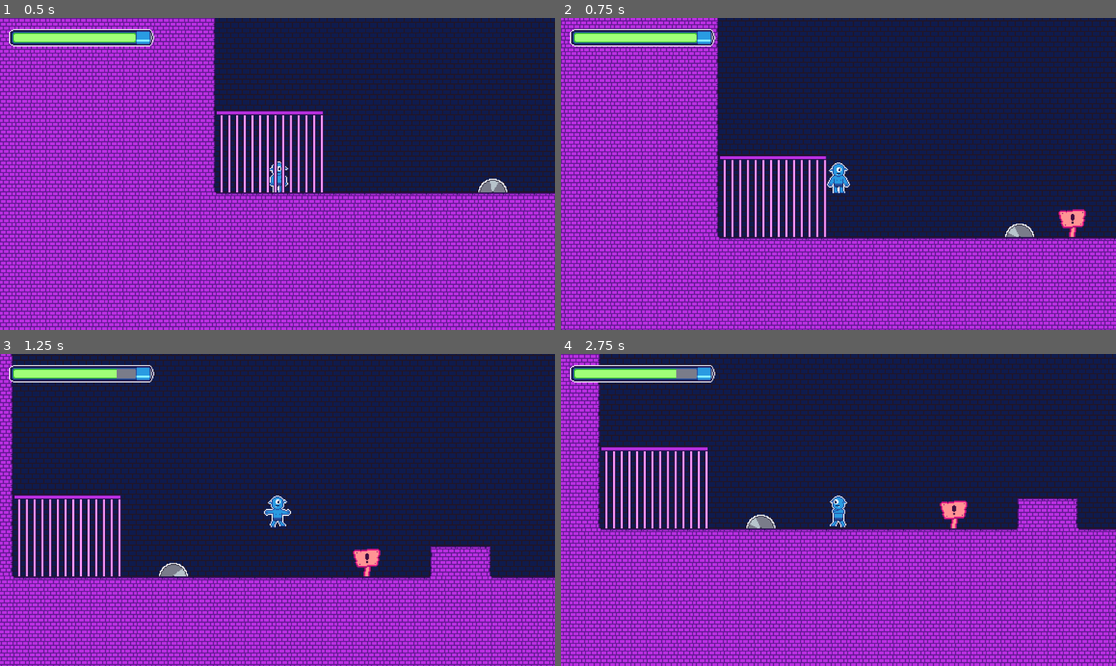
Above: before the commit, frames 1-4 (two rows, left to right).
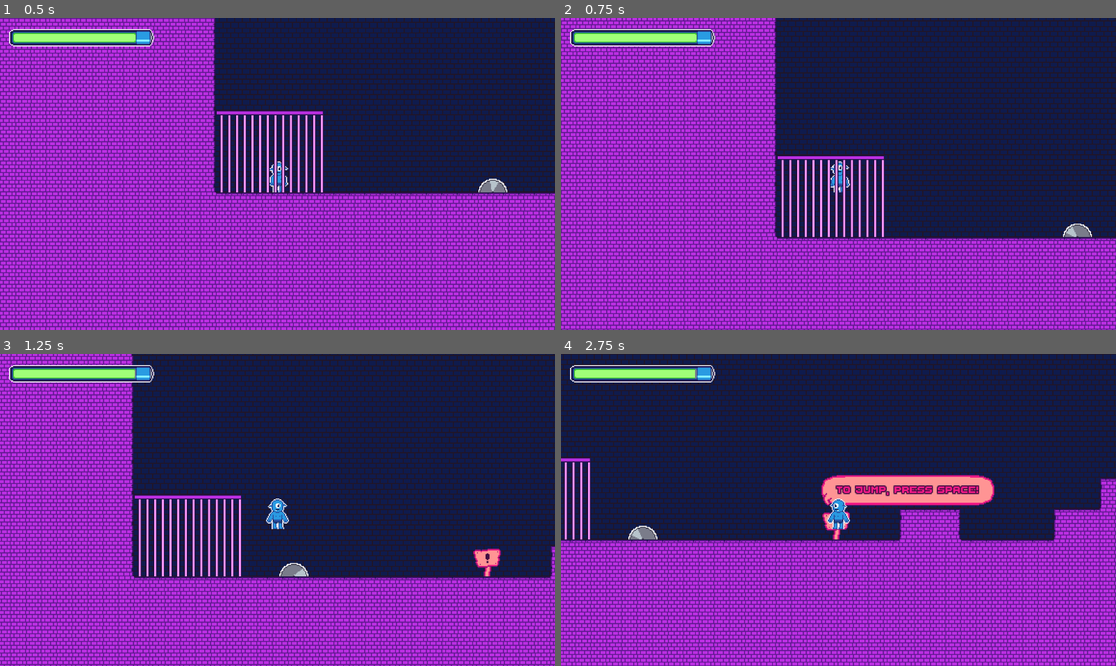
Above: after the commit, the same moments.

Repository: Matt-Lamo/Homunculose
Game: Godot game, scene res://Scenes/tutorial.tscn
Same seed, same stepped clock (60 frames per second), same inputs: the game is played once before the commit and once after it.
Inputs:
- Up to frame 1 (0.5 s): no input
- Up to frame 2 (0.75 s): tap Enter (ui_accept) at 0.5, 0.6 s; hold D (right) from 0.53 s (still down)
- Up to frame 3 (1.25 s): keep holding D (right); tap Enter (ui_accept) at 0.77, 1.07 s
- Up to frame 4 (2.75 s): tap Enter (ui_accept) at 1.35, 1.52, 1.82, 2.1 s; tap Space at 2 s; release D (right) at 2.03 s; hold A (left) from 2.03 s (still down)

Frame 1 is identical in both runs. In frame 2, 29% of the frame differs, in the area x 0-100%, y 0-100%; in frame 3, 37%; in frame 4, 52%.

Commit message:
Game Over Screen Added

Diff:
--- /dev/null
+++ b/Scenes/game_over_screen.tscn
@@ -0,0 +1,132 @@
+[gd_scene load_steps=18 format=3 uid="uid://e48mb7y0ri2m"]
+
+[ext_resource type="Texture2D" path="res://Assets/Sprites/Transition animation.png" id="1_jb6in"]
+
+[sub_resource type="AtlasTexture" id="AtlasTexture_y8man"]
+atlas = ExtResource("1_jb6in")
+region = Rect2(0, 0, 576, 336)
+
+[sub_resource type="AtlasTexture" id="AtlasTexture_kk8k2"]
+atlas = ExtResource("1_jb6in")
+region = Rect2(576, 0, 576, 336)
+
+[sub_resource type="AtlasTexture" id="AtlasTexture_e5yba"]
+atlas = ExtResource("1_jb6in")
+region = Rect2(1152, 0, 576, 336)
+
+[sub_resource type="AtlasTexture" id="AtlasTexture_ladg1"]
+atlas = ExtResource("1_jb6in")
+region = Rect2(1728, 0, 576, 336)
+
+[sub_resource type="AtlasTexture" id="AtlasTexture_un84n"]
+atlas = ExtResource("1_jb6in")
+region = Rect2(2304, 0, 576, 336)
+
+[sub_resource type="AtlasTexture" id="AtlasTexture_8t0r8"]
+atlas = ExtResource("1_jb6in")
+region = Rect2(2880, 0, 576, 336)
+
+[sub_resource type="AtlasTexture" id="AtlasTexture_3gi6v"]
+atlas = ExtResource("1_jb6in")
+region = Rect2(3456, 0, 576, 336)
+
+[sub_resource type="AtlasTexture" id="AtlasTexture_2a8ct"]
+atlas = ExtResource("1_jb6in")
+region = Rect2(4032, 0, 576, 336)
+
+[sub_resource type="AtlasTexture" id="AtlasTexture_r4wbn"]
+atlas = ExtResource("1_jb6in")
+region = Rect2(4608, 0, 576, 336)
+
+[sub_resource type="AtlasTexture" id="AtlasTexture_ydehj"]
+atlas = ExtResource("1_jb6in")
+region = Rect2(5184, 0, 576, 336)
+
+[sub_resource type="AtlasTexture" id="AtlasTexture_twso6"]
+atlas = ExtResource("1_jb6in")
+region = Rect2(5760, 0, 576, 336)
+
+[sub_resource type="AtlasTexture" id="AtlasTexture_ue022"]
+atlas = ExtResource("1_jb6in")
+region = Rect2(6336, 0, 576, 336)
+
+[sub_resource type="AtlasTexture" id="AtlasTexture_ofecr"]
+atlas = ExtResource("1_jb6in")
+region = Rect2(6912, 0, 576, 336)
+
+[sub_resource type="AtlasTexture" id="AtlasTexture_8aisn"]
+atlas = ExtResource("1_jb6in")
+region = Rect2(7488, 0, 576, 336)
+
+[sub_resource type="AtlasTexture" id="AtlasTexture_4lskj"]
+atlas = ExtResource("1_jb6in")
+region = Rect2(8064, 0, 576, 336)
+
+[sub_resource type="SpriteFrames" id="SpriteFrames_csank"]
+animations = [{
+"frames": [{
+"duration": 1.0,
+"texture": SubResource("AtlasTexture_y8man")
+}, {
+"duration": 1.0,
+"texture": SubResource("AtlasTexture_kk8k2")
+}, {
+"duration": 1.0,
+"texture": SubResource("AtlasTexture_e5yba")
+}, {
+"duration": 1.0,
+"texture": SubResource("AtlasTexture_ladg1")
+}, {
+"duration": 1.0,
+"texture": SubResource("AtlasTexture_un84n")
+}, {
+"duration": 1.0,
+"texture": SubResource("AtlasTexture_8t0r8")
+}, {
+"duration": 1.0,
+"texture": SubResource("AtlasTexture_3gi6v")
+}, {
+"duration": 1.0,
+"texture": SubResource("AtlasTexture_2a8ct")
+}, {
+"duration": 1.0,
+"texture": SubResource("AtlasTexture_r4wbn")
+}, {
+"duration": 1.0,
+"texture": SubResource("AtlasTexture_ydehj")
+}, {
+"duration": 1.0,
+"texture": SubResource("AtlasTexture_twso6")
+}, {
+"duration": 1.0,
+"texture": SubResource("AtlasTexture_ue022")
+}, {
+"duration": 1.0,
+"texture": SubResource("AtlasTexture_ofecr")
+}, {
+"duration": 1.0,
+"texture": SubResource("AtlasTexture_8aisn")
+}, {
+"duration": 1.0,
+"texture": SubResource("AtlasTexture_4lskj")
+}],
+"loop": false,
+"name": &"default",
+"speed": 14.0
+}]
+
+[node name="Game Over Screen" type="Node"]
+
+[node name="ColorRect" type="ColorRect" parent="."]
+modulate = Color(1, 1, 1, 0.27451)
+offset_right = 1155.0
+offset_bottom = 650.0
+color = Color(0.0588235, 0.105882, 0.301961, 1)
+
+[node name="Background" type="AnimatedSprite2D" parent="."]
+modulate = Color(1, 1, 1, 0.607843)
+position = Vector2(576, 323)
+scale = Vector2(2.25, 2.25)
+sprite_frames = SubResource("SpriteFrames_csank")
+frame = 14
+frame_progress = 1.0
--- a/Scripts/homunculus.gd
+++ b/Scripts/homunculus.gd
@@ -4,6 +4,7 @@
 const JUMP_VELOCITY = -400.0
 const sawDamage = 15
 const hazardDamage = 15
+const wallGravity = 0
 var deathBool = true #flips when player dies to break physics_process loop
 enum States {IDLE, WALKING, FALLING, WALL_SLIDING, JUMPING}
 var state: States = States.IDLE
@@ -22,20 +23,23 @@
 			set_physics_process(false)
 
 
-func check_state() -> void: #checks state and updates behavior
-	pass
-
 
 func set_state(direction: float) -> void:
+	if direction !=0:
+		state = States.WALKING
+		print("state WALKING")
+	elif direction !=0 and Input.is_action_just_pressed("ui_accept") and is_on_floor():
+		state = States.JUMPING
+		print("state JUMPING")
+	else:
+		state = States.IDLE
+		print("state IDLE")
 	if not is_on_floor():
 		state = States.FALLING
 		print("state FALLING  ")
-	if direction !=0:
-		state = States.WALKING
-		print("state WALKING")
-	else:
-		state = States.IDLE
-		print("state IDLE")
+	#if is_on_wall_only():
+		#state = States.WALL_SLIDING
+		#print("state WALL SLIDING")
 	if Input.is_action_just_pressed("ui_accept") and is_on_floor():
 		state = States.JUMPING
 		print("state JUMPING")
@@ -62,6 +66,9 @@
 		velocity.y = JUMP_VELOCITY #JUMPING STATE
 	elif state == States.FALLING:
 		pass#velocity += get_gravity() * delta  #FALLING STATE
+	elif state == States.WALL_SLIDING:
+		pass
+
 
 	move_and_slide()
 
Not shown, added: Scenes/homunculus.tscn7367424508.tmp
Not shown, added: Scenes/homunculus.tscn7386405962.tmp
